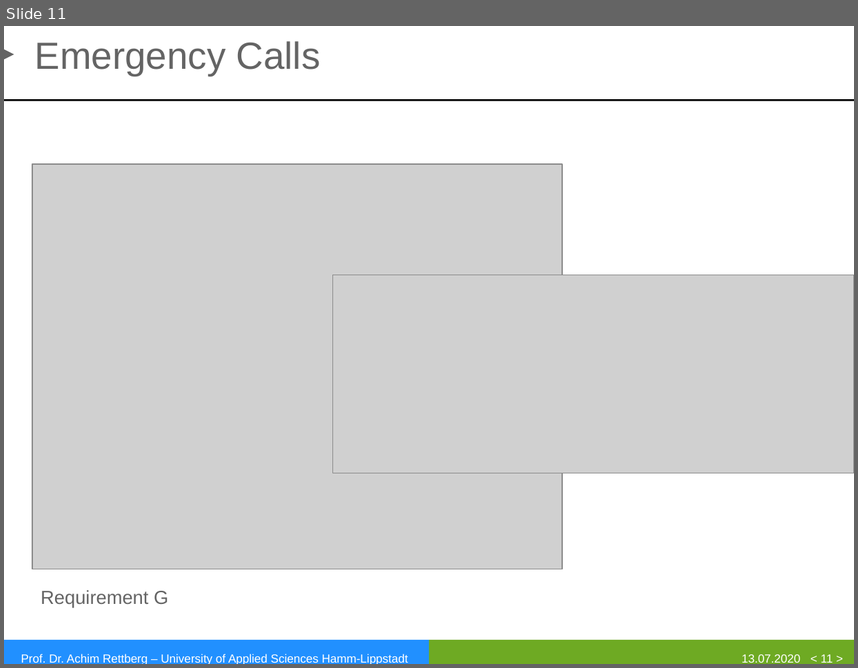
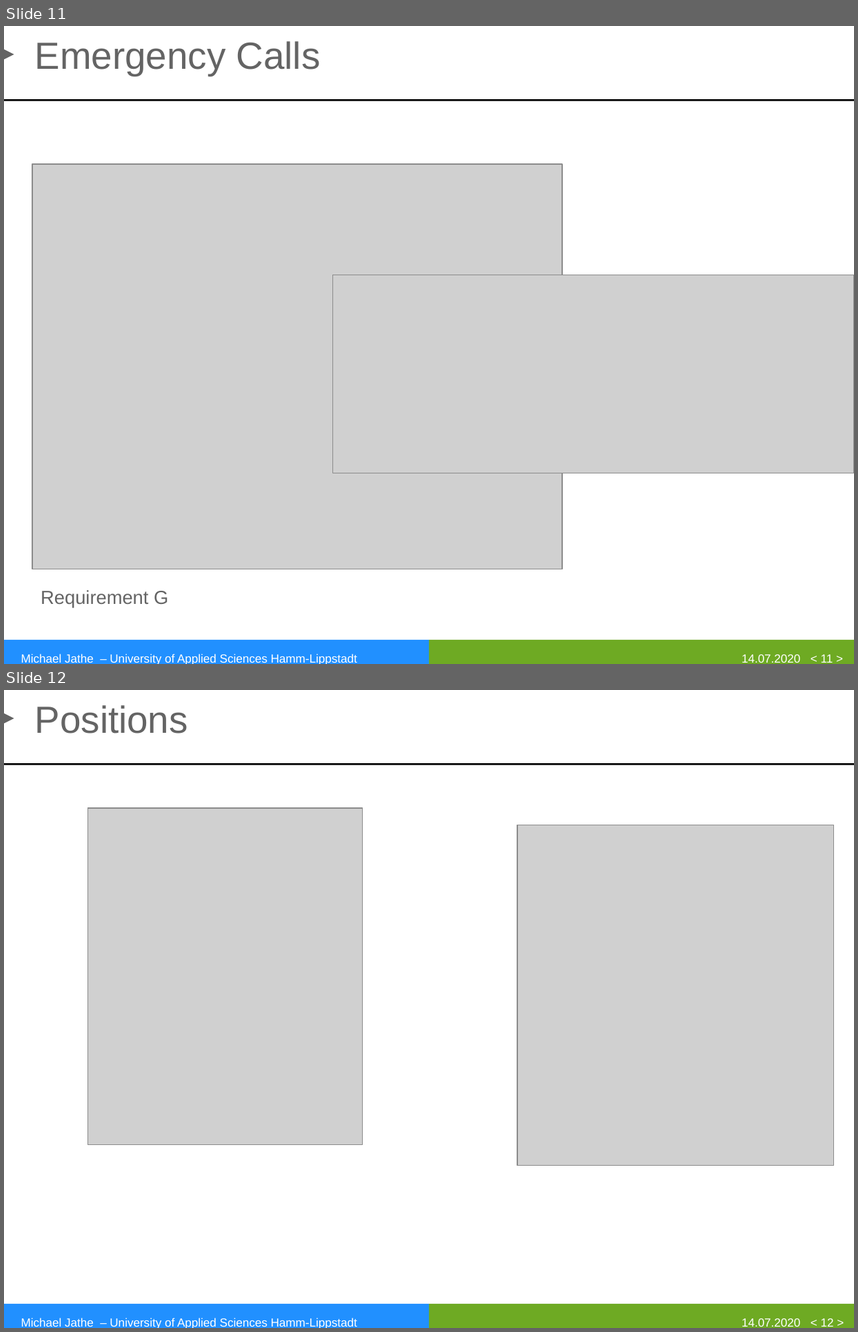
Before and after one commit to mjathe/car_mqtt, a slide deck: Präsentation/Broker redundancy.pptx. Shown one above the other, each under a label of ours: slide 11 before the commit, slides 11 and 12 after it. The pictures are 858x668 and 858x1332 pixels, drawn with LibreOffice and Linux fonts; fonts in the diff are those of the drawing; grey boxes stand for pictures; background and template pictures are left out. Boxes give left, top, right and bottom in pixels: in the first picture for what was removed or moved away, otherwise in the second. Text is boxed around its words. In the diff, an @@ line names an element or a change of style, - is before the commit and + after.

```diff
--- a/Präsentation/Broker redundancy.pptx
+++ b/Präsentation/Broker redundancy.pptx
@@ slide 12 added at bbox=[4, 690, 854, 1328], background #FFFFFF; not listed: 4 template elements that a slide beside it also shows @@
@@ text added at bbox=[35, 705, 188, 733], 32 pt, text #646464 @@
+Positions
@@ picture added at bbox=[88, 808, 363, 1145] @@
@@ picture added at bbox=[517, 825, 833, 1164] @@
@@ text added at bbox=[21, 1317, 357, 1328], 10 pt, text #FFFFFF @@
+Michael Jathe – University of Applied Sciences Hamm-Lippstadt
@@ text added at bbox=[742, 1318, 800, 1326], 10 pt, text #FFFFFF @@
+14.07.2020
@@ page number added at bbox=[821, 1318, 834, 1326], 10 pt, text #FFFFFF @@
+< 12 >
@@ slide 11 changed as well @@
@@ text at bbox=[21, 653, 357, 664]: text changed @@
-Prof. Dr. Achim Rettberg – University of Applied Sciences Hamm-Lippstadt
+Michael Jathe – University of Applied Sciences Hamm-Lippstadt
@@ text at bbox=[742, 654, 800, 662]: text changed @@
-13.07.2020
+14.07.2020
```
Also in this commit, not shown: 11 other slides changed.
